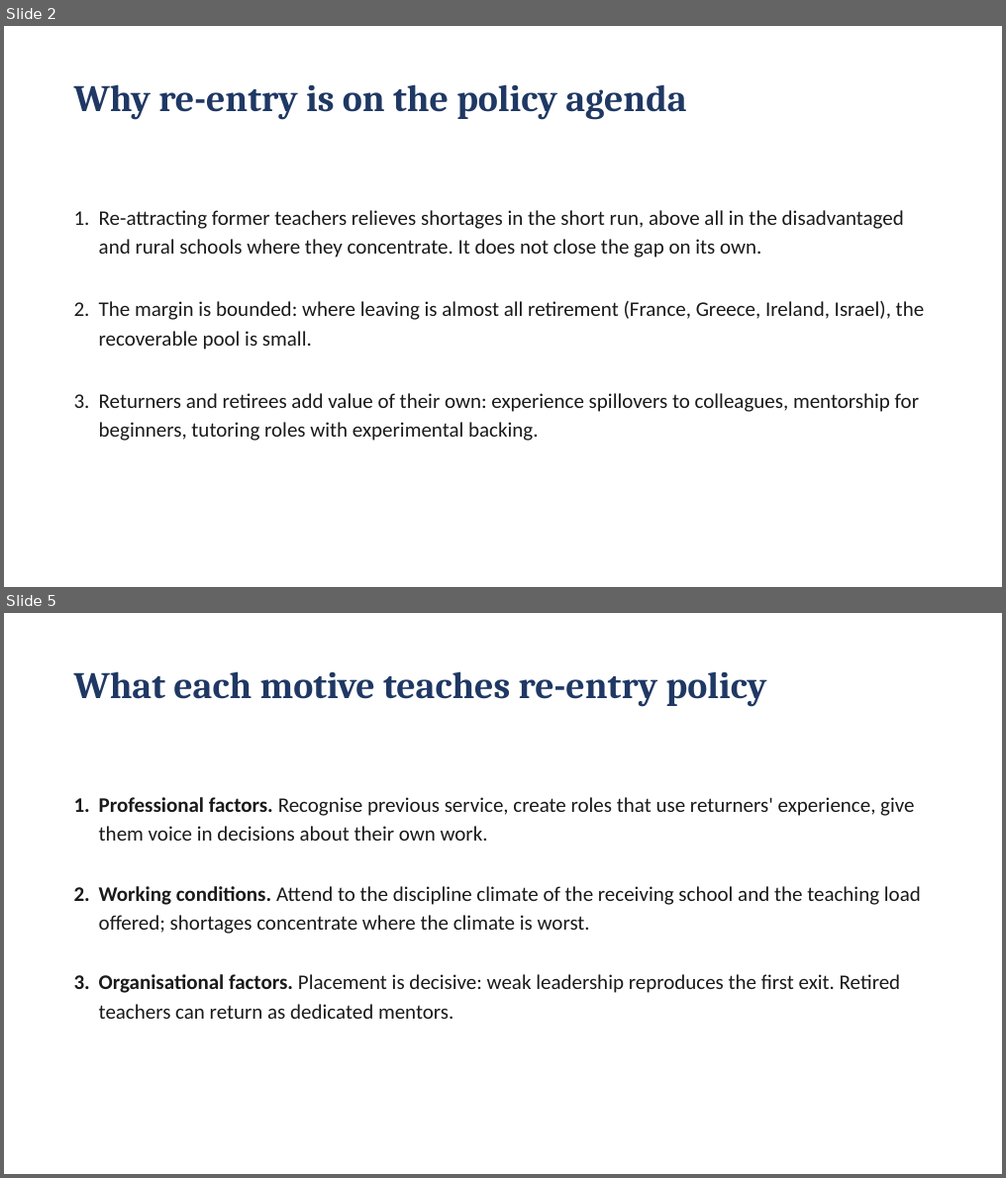
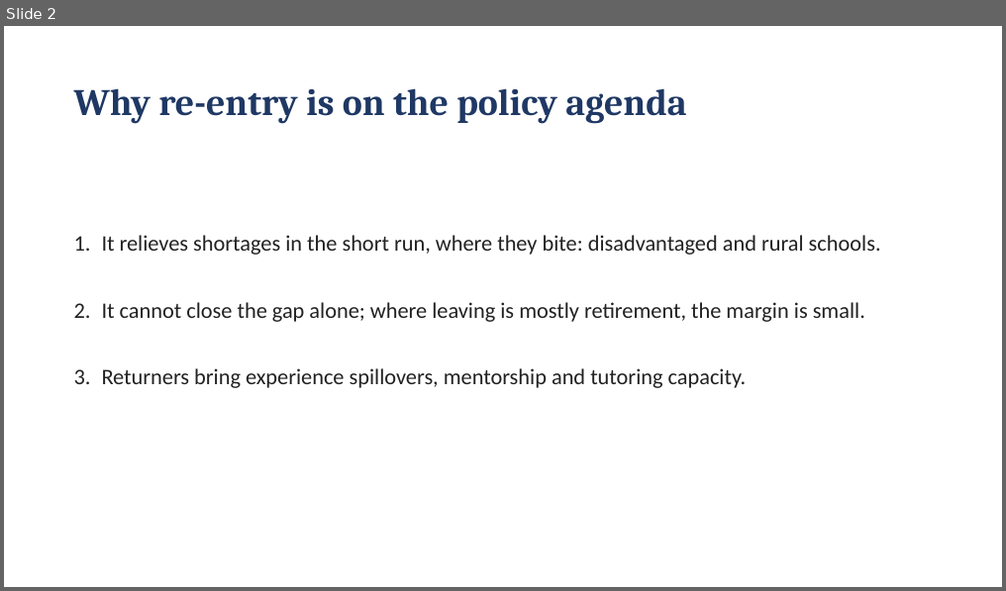
Before and after one commit to jedr1-ship-it/Former-Teachers, a slide deck: Former_Teachers_key_messages.pptx. Shown one above the other, each under a label of ours: slides 2 and 5 before the commit, slide 2 after it; the slides between them are not shown. The pictures are 1006x1178 and 1006x591 pixels, drawn with LibreOffice and Linux fonts; fonts in the diff are those of the drawing. Boxes give left, top, right and bottom in pixels: in the first picture for what was removed or moved away, otherwise in the second. Text is boxed around its words. In the diff, an @@ line names an element or a change of style, - is before the commit and + after.

```diff
--- a/Former_Teachers_key_messages.pptx
+++ b/Former_Teachers_key_messages.pptx
@@ slide 5 removed at [4, 613, 1002, 1174], background #FFFFFF @@
@@ text removed at [74, 671, 767, 706] @@
-What each motive teaches re-entry policy
@@ text removed at [99, 797, 921, 1019] @@
-1. Professional factors. Recognise previous service, create roles that use returners' experience, give them voice in decisions about their own work.
-2. Working conditions. Attend to the discipline climate of the receiving school and the teaching load offered; shortages concentrate where the climate is worst.
-3. Organisational factors. Placement is decisive: weak leadership reproduces the first exit. Retired teachers can return as dedicated mentors.
@@ slide 2 changed as well @@
@@ text "Why re-entry is on the ...": place and size @@
-text "Why re-entry is on the ..." at [74, 84, 686, 119]
+text "Why re-entry is on the ..." at [74, 88, 686, 123]
@@ text at [102, 235, 881, 388]: text changed; size 15 to 16 pt; text colour #1A1A1A to #222222 @@
-1. Re-attracting former teachers relieves shortages in the short run, above all in the disadvantaged and rural schools where they concentrate. It does not close the gap on its own.
-2. The margin is bounded: where leaving is almost all retirement (France, Greece, Ireland, Israel), the recoverable pool is small.
-3. Returners and retirees add value of their own: experience spillovers to colleagues, mentorship for beginners, tutoring roles with experimental backing.
+1. It relieves shortages in the short run, where they bite: disadvantaged and rural schools.
+2. It cannot close the gap alone; where leaving is mostly retirement, the margin is small.
+3. Returners bring experience spillovers, mentorship and tutoring capacity.
```
Also in this commit, not shown: 3 other slides changed, 2 slides added, 2 other slides removed.
